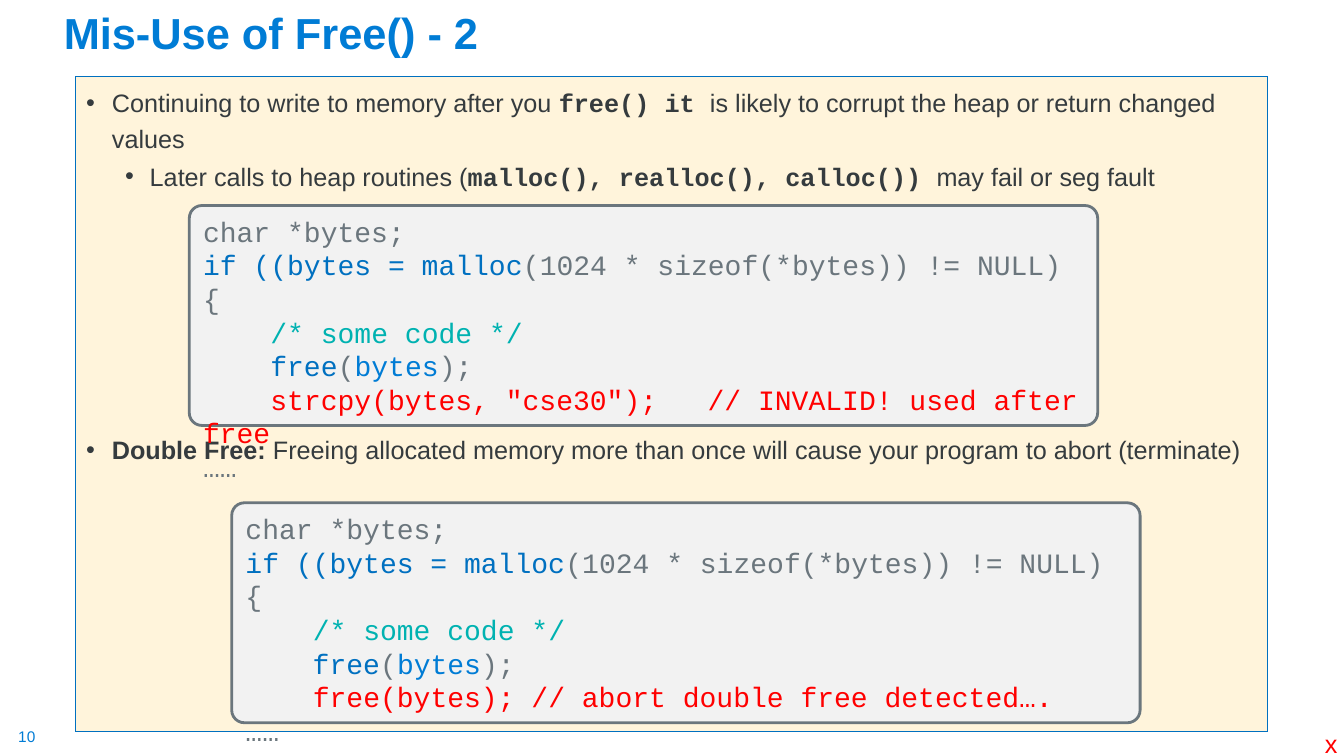
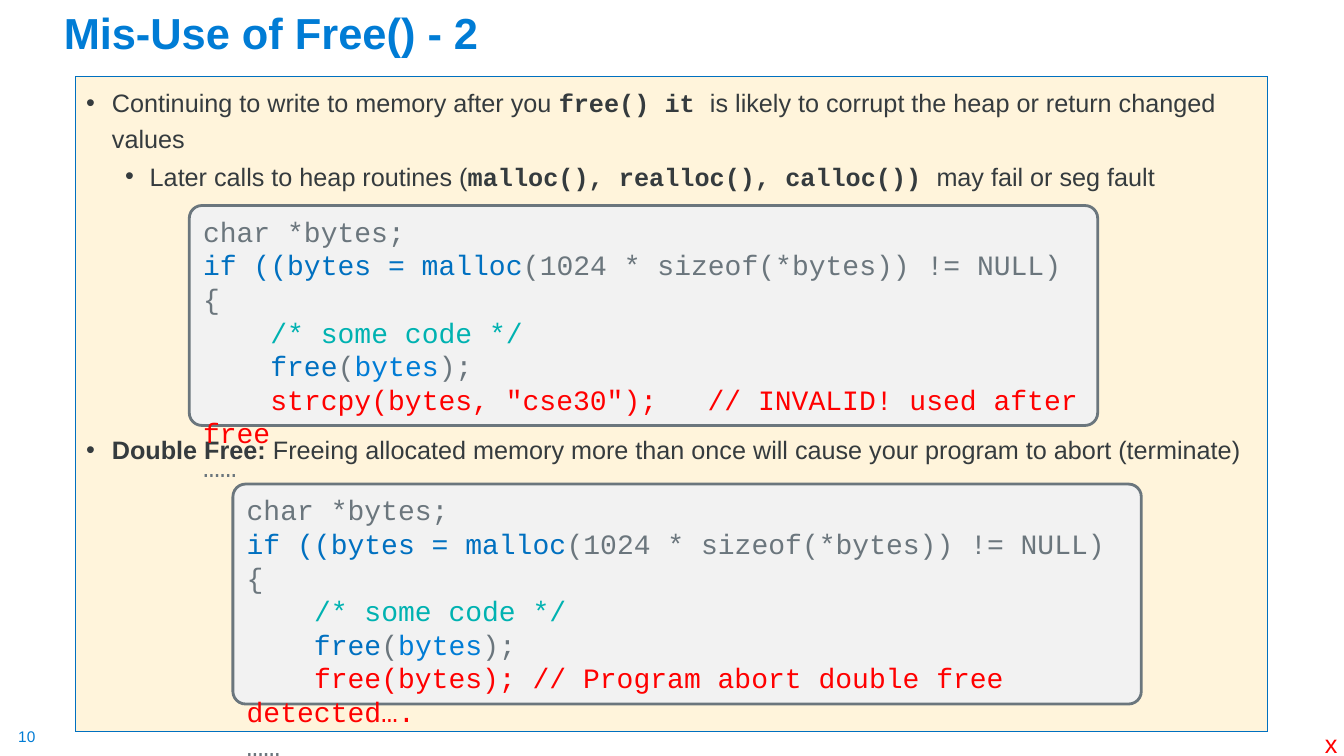
Before and after one commit to cse30-sp24/Muller-Slides, a slide deck: slide 10 of Lecture-9.pptx. Drawn at 1344x756 pixels with LibreOffice and Linux fonts; fonts in the diff are those of the drawing. Boxes give left, top, right and bottom in pixels: in the first picture for what was removed or moved away, otherwise in the second. Text is boxed around its words. In the diff, an @@ line names an element or a change of style, - is before the commit and + after.

```diff
--- a/Lecture-9.pptx
+++ b/Lecture-9.pptx
@@ rounded rectangle "char *bytes;": place and size @@
-rounded rectangle "char *bytes;" at [232,503,1140,723]
+rounded rectangle "char *bytes;" at [233,484,1141,704]
@@ text in rounded rectangle at [314,669,1003,694]: text changed @@
-free(bytes); // abort double free detected….
+free(bytes); // Program abort double free detected….
```
Also in this commit, not shown: 12 other slides changed, 1 slide added, 1 slide removed, 1 other file.
